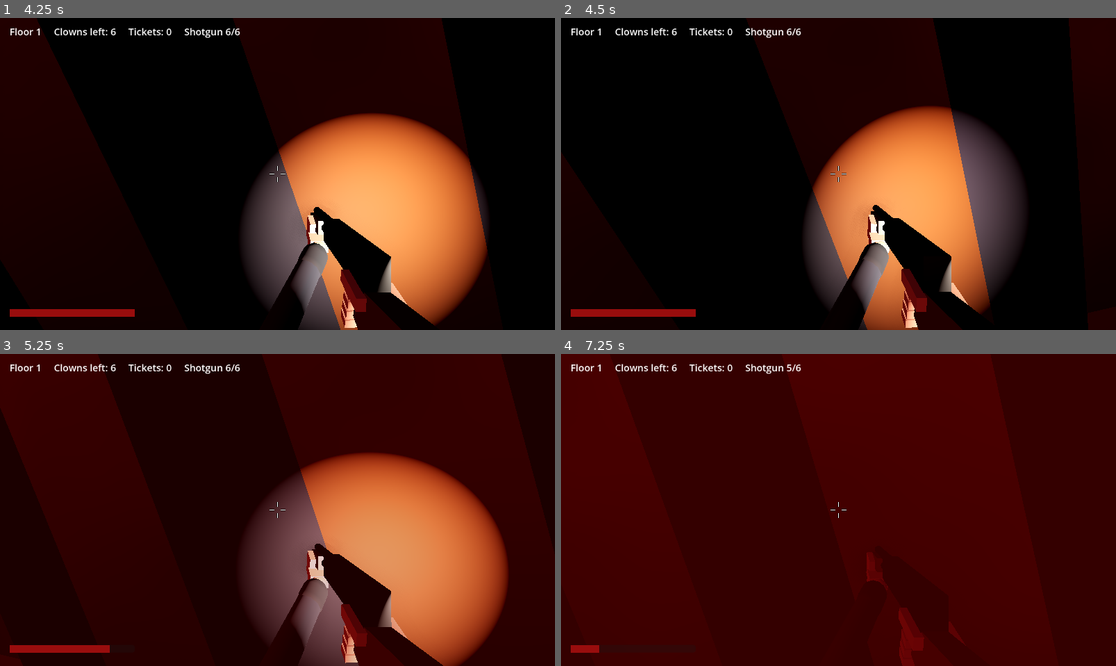
Above: before the commit, frames 1-4 (two rows, left to right).
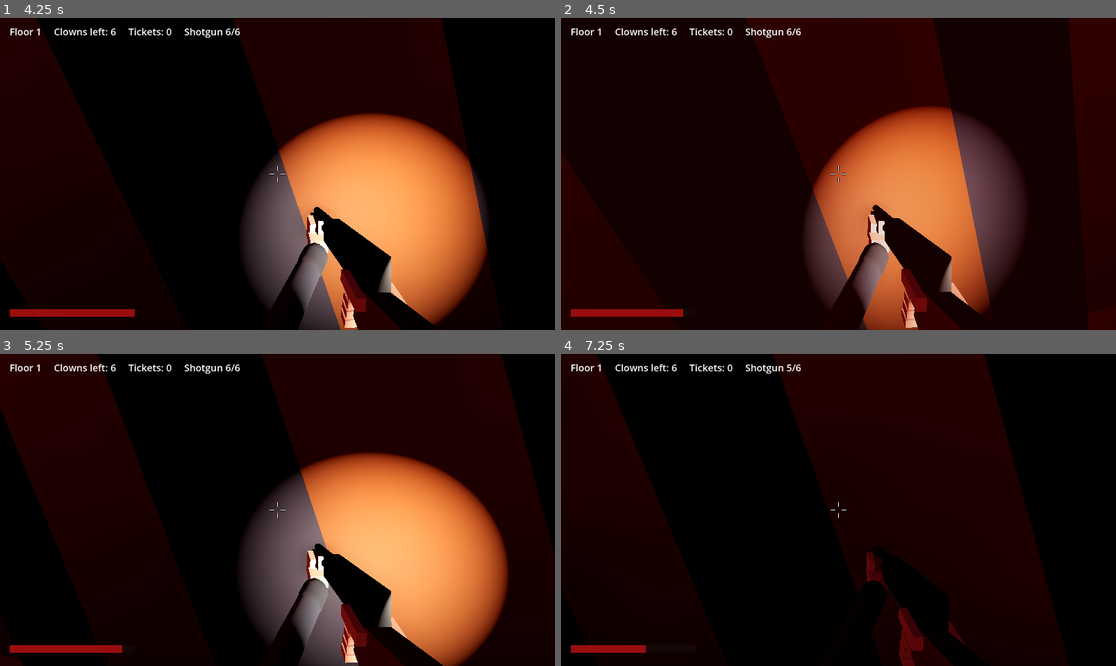
Above: after the commit, the same moments.

Repository: Accof/Jest-In-Pieces
Game: Godot game, scene res://scenes/game.tscn
Two runs of this game, one before a commit and one after it. Both use one fixed random seed, a clock stepped at 60 frames per second and the inputs below.
Inputs (mouse positions are in pixels of both pictures, inside the frame that each line leads up to):
- Up to frame 1 (4.25 s): click "START RUN [Enter]" at 0.5 s; tap Enter at 1.25, 1.35 s; move the mouse to (305, 174) at 1.27 s; hold W from 1.28 s (still down); click (305, 174) at 1.42 s; tap Space at 1.52, 2.27, 3.5, 3.77 s; move the mouse to (249, 174) at 2.02 s; tap Keypad Enter at 2.1 s; move the mouse to (288, 167) at 2.77 s; tap 1 at 2.85 s; move the mouse to (271, 180) at 3.52 s; tap 2 at 3.6 s; click (271, 180) at 3.67 s
- Up to frame 2 (4.5 s): keep holding W; tap Enter at 4.25 s; move the mouse to (877, 177) at 4.27 s; tap 3 at 4.35 s
- Up to frame 3 (5.25 s): keep holding W; tap Space at 4.52 s; move the mouse to (233, 506) at 5.02 s; tap R at 5.1 s
- Up to frame 4 (7.25 s): tap Space at 5.27, 6.77 s; move the mouse to (844, 510) at 5.77 s; tap Backspace at 5.85 s; click (844, 510) at 5.92 s; move the mouse to (816, 503) at 6.52 s; release W at 6.53 s; hold D from 6.53 s (still down); tap F at 6.6 s

Frame 1 is identical in both runs. In frame 2, 1.8% of the frame differs, in the area x 22-74%, y 48-100%; in frame 3, 43%; in frame 4, 99%, in the area x 0-100%, y 0-100%.

Commit message:
Add WitzSoldat: gas-masked rifleman with a helmet that comes off
- New enemy body built from Andrew's Tripo model: scaled to the clown's
  height, merged and halved to 21k triangles, a scalp modelled under
  the helmet, rigged to the clown's bone names, cut into the same 15
  dismemberment segments with stump caps and gibs
- Helmet is a separate piece on the head bone with its own hitbox; half
  of headshots send it spinning off, a shotgun blast to the head always
  does
- Bolt-action rifle carried across the chest and shouldered to aim;
  dropped on death. 24 damage, 24 m range, slower aim and bolt cycle
- Spawns from floor 1 (about one in eight) rising to a third of enemies
- Ragdoll now reads joint positions from each body's skeleton and scales
  shapes per body, so any body with these bone names works
- Fix: stump caps were always drawn because glTF flips the flag's V
  coordinate; harmless on the clown, visible as rings on the soldier
- Original Tripo export kept in art/witzsoldat/source (ignored by Godot)

Co-Authored-By: Claude Opus 5.5 <noreply@anthropic.com>
Claude-Session: https://claude.ai/code/session_01G887uisKmon25i3LWazTe9

Diff:
--- /dev/null
+++ b/art/witzsoldat/witzsoldat.json
@@ -0,0 +1,40 @@
+{
+ "segments": [
+  "Pelvis",
+  "Torso",
+  "Head",
+  "LeftUpperArm",
+  "LeftLowerArm",
+  "LeftHand",
+  "LeftUpperLeg",
+  "LeftLowerLeg",
+  "LeftFoot",
+  "RightUpperArm",
+  "RightLowerArm",
+  "RightHand",
+  "RightUpperLeg",
+  "RightLowerLeg",
+  "RightFoot"
+ ],
+ "rest_bbox_min": [
+  -0.9167469787597656,
+  -0.005,
+  -0.2822515118122101
+ ],
+ "rest_bbox_size": [
+  1.8332768177986145,
+  1.9099999761581419,
+  0.5644071197509766
+ ],
+ "helmet_center": [
+  3.129243850708008e-06,
+  1.8098540306091309,
+  0.04375550150871277
+ ],
+ "helmet_size": [
+  0.2681616544723511,
+  0.23240673542022705,
+  0.2879209518432617
+ ],
+ "note": "Godot axes. Same skeleton names and segment ids as the clown."
+}
--- a/scripts/clown/clown.gd
+++ b/scripts/clown/clown.gd
@@ -6,7 +6,30 @@
 ## Emitted every time this clown is shot, fatal or not.
 signal hurt(clown: Clown)
 
-const MODEL := preload("res://art/clown/clown.glb")
+## Every enemy body shares the clown's skeleton names and segment layout, so
+## the ragdoll, deaths and gore all work on each of them.
+const BODIES := {
+	"clown": {
+		model = "res://art/clown/clown.glb", gibs = "res://art/clown/clown_gibs.glb",
+		rest_min = Vector3(-0.953, -0.005, -0.15493), rest_size = Vector3(1.906, 1.88737, 0.35291),
+		shapes = {},
+	},
+	"witzsoldat": {
+		model = "res://art/witzsoldat/witzsoldat.glb", gibs = "res://art/witzsoldat/witzsoldat_gibs.glb",
+		rest_min = Vector3(-0.91675, -0.005, -0.28225), rest_size = Vector3(1.83328, 1.91, 0.56441),
+		helmet = "res://art/witzsoldat/witzsoldat_helmet.glb",
+		helmet_center = Vector3(0.0, 1.80985, 0.04376), helmet_size = Vector3(0.268, 0.232, 0.288),
+		shapes = {&"UpperLeg": 1.3, &"LowerLeg": 1.12, &"UpperArm": 1.25, &"LowerArm": 1.05,
+			&"Hips": 1.2, &"Spine": 1.2, &"Chest": 1.2, &"Neck": 1.12, &"Foot": 1.15},
+	},
+}
+
+## Which body this enemy wears (a key of BODIES). Set before adding to the tree.
+@export var body := "clown"
+## Chance a headshot knocks the helmet off (bodies with a helmet only).
+@export var helmet_pop_chance := 0.5
+
+var spec: Dictionary
 
 @export var max_health := 100.0
 ## Damage one shot must do to a limb or the head before it can be blown off.
@@ -47,7 +70,8 @@
 
 func _ready() -> void:
 	health = max_health
-	var model := MODEL.instantiate()
+	spec = BODIES[body]
+	var model := (load(spec.model) as PackedScene).instantiate()
 	add_child(model)
 	skeleton = model.find_children("*", "Skeleton3D", true, false)[0]
 	mesh = model.find_children("*", "MeshInstance3D", true, false)[0]
@@ -60,9 +84,11 @@
 	set_process(false)
 	ragdoll = ClownRagdoll.new()
 	add_child(ragdoll)
-	ragdoll.build(skeleton)
+	ragdoll.build(skeleton, spec.shapes)
 	for pb: PhysicalBone3D in ragdoll.bones.values():
 		pb.set_meta(&"clown", self)
+	if spec.has("helmet"):
+		_put_on_helmet()
 	gore = ClownGore.new()
 	add_child(gore)
 	gore.setup(self)
@@ -83,6 +109,9 @@
 	var dmg: float = raw * ZONE_DAMAGE.get(zone, 1.0)
 	var amount := clampf(raw / 35.0, 0.3, 1.6) * float(info.get("blood", 1.0))
 
+	# A headshot may knock the helmet clean off; it still goes through.
+	if zone == &"Neck" and has_helmet and randf() < helmet_pop_chance:
+		knock_off_helmet(dir, info.position)
 	gore.add_wound(bone, info.position, raw)
 	Blood.spawn_hit(info.position, dir, amount)
 
@@ -110,6 +139,7 @@
 				_shot_blasted[seg] = true
 				_shot_blasted[&"off"] = true
 				_head_open = true
+				knock_off_helmet(dir, info.position)
 				gore.blast(bone, info.position, dir, clampf(0.045 + total * 0.0006, 0.05, 0.085))
 		elif gore.can_sever(bone) and total >= dismember_damage:
 			severed = true
@@ -130,6 +160,8 @@
 			impulse = dir * 27.0 + Vector3.UP * 3.0   # a sharp whip of the head, not a launch
 		ragdoll.apply_hit(bone, impulse, info.position)
 	if severed:
+		if zone == &"Neck":
+			knock_off_helmet(dir, info.position)
 		gore.sever(bone, dir * float(info.get("impulse", 12.0)))
 
 
@@ -158,6 +190,7 @@
 		for part in ["UpperLeg", "LowerLeg", "Foot"]:
 			ragdoll.weaken(StringName(side + part), 0.15)
 	ragdoll.start(profile, info.direction, velocity)
+	_drop_rifle()
 	gore.start_bleeding()
 	last_hit_zone = zone
 	died.emit(self)
@@ -239,9 +272,10 @@
 		_turn("RightUpperLeg", Vector3.RIGHT, deg_to_rad(stride) * sw * walk_amount)
 		_turn("LeftLowerLeg", Vector3.RIGHT, deg_to_rad(knee) * maxf(0.0, cos(walk_phase)) * walk_amount)
 		_turn("RightLowerLeg", Vector3.RIGHT, deg_to_rad(knee) * maxf(0.0, -cos(walk_phase)) * walk_amount)
-		_turn("LeftUpperArm", Vector3.RIGHT, deg_to_rad(arm) * sw * walk_amount)
+		if not has_rifle:
+			_turn("LeftUpperArm", Vector3.RIGHT, deg_to_rad(arm) * sw * walk_amount)
 		_turn("LeftLowerArm", Vector3.RIGHT, deg_to_rad(-55.0) * run_amount * walk_amount)
-		if attack_amount < 0.01 and aim_amount < 0.01:
+		if attack_amount < 0.01 and aim_amount < 0.01 and not has_rifle:
 			_turn("RightUpperArm", Vector3.RIGHT, deg_to_rad(-arm) * sw * walk_amount)
 			_turn("RightLowerArm", Vector3.RIGHT, deg_to_rad(-55.0) * run_amount * walk_amount)
 	# Right arm: swung overhead to hit, or held out to aim.
@@ -251,6 +285,23 @@
 		_turn("Chest", Vector3.RIGHT, deg_to_rad(12.0) * attack_amount)
 	elif aim_amount > 0.01:
 		_turn("RightUpperArm", Vector3.RIGHT, deg_to_rad(-84.0) * aim_amount)
+		if has_rifle:
+			# Rifle shouldered: right hand at the grip, left hand out under the fore-end.
+			_turn("RightUpperArm", Vector3.UP, deg_to_rad(14.0) * aim_amount)
+			_turn("RightLowerArm", Vector3.UP, deg_to_rad(38.0) * aim_amount)
+			_turn("LeftUpperArm", Vector3.RIGHT, deg_to_rad(-82.0) * aim_amount)
+			_turn("LeftUpperArm", Vector3.UP, deg_to_rad(-22.0) * aim_amount)
+			_turn("LeftLowerArm", Vector3.UP, deg_to_rad(-12.0) * aim_amount)
+			_turn("Neck", Vector3.UP, deg_to_rad(-8.0) * aim_amount)
+	if has_rifle and aim_amount < 0.99:
+		# Carrying: both hands on the rifle across the chest.
+		var carry := 1.0 - aim_amount
+		_turn("RightUpperArm", Vector3.RIGHT, deg_to_rad(-30.0) * carry)
+		_turn("RightLowerArm", Vector3.UP, deg_to_rad(70.0) * carry)
+		_turn("LeftUpperArm", Vector3.RIGHT, deg_to_rad(-40.0) * carry)
+		_turn("LeftLowerArm", Vector3.UP, deg_to_rad(-95.0) * carry)
+	if _rifle and is_instance_valid(_rifle):
+		_rifle.transform = _rifle_carried.interpolate_with(_rifle_aimed, aim_amount)
 	if _flinch.length() > 0.0005:
 		for b: Array in FLINCH_BONES:
 			_turn(b[0], _flinch.normalized(), _flinch.length() * b[1])
@@ -260,6 +311,158 @@
 		_stagger = Vector3.ZERO
 		_model.position = Vector3.ZERO
 		set_process(false)
+
+
+# --- helmet -----------------------------------------------------------------------
+var has_helmet := false
+var _helmet: MeshInstance3D
+var _helmet_hitbox: CollisionShape3D
+
+
+func _put_on_helmet() -> void:
+	var src := (load(spec.helmet) as PackedScene).instantiate()
+	var found := src.find_children("*", "MeshInstance3D", true, false)
+	if found.is_empty():
+		src.free()
+		return
+	_helmet = MeshInstance3D.new()
+	_helmet.mesh = (found[0] as MeshInstance3D).mesh
+	_helmet.layers = 2
+	src.free()
+	var att := BoneAttachment3D.new()
+	att.bone_name = "Head"
+	skeleton.add_child(att)
+	att.add_child(_helmet)
+	var head_rest := skeleton.get_bone_global_rest(skeleton.find_bone("Head"))
+	_helmet.transform = head_rest.affine_inverse() * Transform3D(Basis.IDENTITY, spec.helmet_center)
+	# Bullets that hit the helmet count as headshots.
+	var neck: PhysicalBone3D = ragdoll.bones.get(&"Neck")
+	if neck:
+		_helmet_hitbox = CollisionShape3D.new()
+		var box := BoxShape3D.new()
+		box.size = spec.helmet_size * 0.92
+		_helmet_hitbox.shape = box
+		_helmet_hitbox.position = spec.helmet_center - ragdoll.centres[&"Neck"]
+		neck.add_child(_helmet_hitbox)
+	has_helmet = true
+
+
+## Send the helmet spinning off. `dir` is the way the bullet was travelling.
+func knock_off_helmet(dir: Vector3, at: Vector3) -> void:
+	if not has_helmet:
+		return
+	has_helmet = false
+	var xf := _helmet.global_transform
+	var flying := RigidBody3D.new()
+	flying.collision_layer = 1 << 3
+	flying.collision_mask = 1 | (1 << 3)
+	flying.mass = 1.1
+	flying.continuous_cd = true
+	flying.angular_damp = 0.4
+	var pm := PhysicsMaterial.new()
+	pm.friction = 0.6
+	pm.bounce = 0.35
+	flying.physics_material_override = pm
+	var cs := CollisionShape3D.new()
+	var box := BoxShape3D.new()
+	box.size = spec.helmet_size * Vector3(0.95, 0.8, 0.95)
+	cs.shape = box
+	flying.add_child(cs)
+	_helmet.get_parent().remove_child(_helmet)
+	flying.add_child(_helmet)
+	_helmet.transform = Transform3D.IDENTITY
+	get_parent().add_child(flying)
+	flying.global_transform = xf
+	var away := Vector3(dir.x, 0, dir.z).normalized()
+	flying.linear_velocity = away * randf_range(3.0, 5.0) + Vector3.UP * randf_range(3.2, 4.6) + Vector3(randf_range(-0.8, 0.8), 0, randf_range(-0.8, 0.8))
+	# Spin end over end about an axis across the shot, with some wobble.
+	var spin_axis := away.cross(Vector3.UP).normalized() + Vector3(randf_range(-0.4, 0.4), randf_range(-0.4, 0.4), randf_range(-0.4, 0.4))
+	flying.angular_velocity = spin_axis.normalized() * randf_range(16.0, 26.0)
+	if _helmet_hitbox and is_instance_valid(_helmet_hitbox):
+		_helmet_hitbox.queue_free()
+	Blood.spawn_hit(at, dir, 0.4)
+
+
+# --- weapons ----------------------------------------------------------------------
+var has_rifle := false
+var _muzzle: Node3D
+var _rifle: Node3D
+var _rifle_attach: BoneAttachment3D
+var _rifle_aimed := Transform3D()
+var _rifle_carried := Transform3D()
+
+
+## Put a bolt-action rifle on him: carried across the chest, shouldered to aim.
+func give_rifle() -> void:
+	has_gun = true
+	has_rifle = true
+	_rifle_attach = BoneAttachment3D.new()
+	_rifle_attach.bone_name = "Chest"
+	skeleton.add_child(_rifle_attach)
+	_rifle = Node3D.new()
+	_rifle_attach.add_child(_rifle)
+	var wood := StandardMaterial3D.new()
+	wood.albedo_color = Color(0.24, 0.13, 0.06)
+	wood.roughness = 0.6
+	var steel := StandardMaterial3D.new()
+	steel.albedo_color = Color(0.09, 0.09, 0.1)
+	steel.metallic = 0.8
+	steel.roughness = 0.35
+	# Laid out with the butt at the origin and the barrel along +Z.
+	_rifle_part(_rifle, Vector3(0.045, 0.05, 0.62), Vector3(0, 0.0, 0.35), wood)         # stock and fore-end
+	_rifle_part(_rifle, Vector3(0.04, 0.11, 0.24), Vector3(0, -0.03, 0.12), wood)        # butt
+	_rifle_part(_rifle, Vector3(0.022, 0.022, 0.48), Vector3(0, 0.025, 0.86), steel)     # barrel
+	_rifle_part(_rifle, Vector3(0.03, 0.035, 0.16), Vector3(0, 0.035, 0.33), steel)      # receiver
+	_rifle_part(_rifle, Vector3(0.06, 0.012, 0.012), Vector3(-0.035, 0.04, 0.29), steel) # bolt handle
+	_muzzle = Node3D.new()
+	_muzzle.position = Vector3(0, 0.025, 1.1)
+	_rifle.add_child(_muzzle)
+	var chest_rest := skeleton.get_bone_global_rest(skeleton.find_bone("Chest"))
+	# Shouldered: butt against the right shoulder, barrel straight ahead.
+	_rifle_aimed = chest_rest.affine_inverse() * Transform3D(Basis.IDENTITY, Vector3(-0.11, 1.47, 0.1))
+	# Carried: diagonal across the chest, butt at the right hip, muzzle over the left shoulder.
+	var up := Vector3(0.55, 0.82, 0.12).normalized()
+	var x := Vector3.BACK.cross(up).normalized()
+	_rifle_carried = chest_rest.affine_inverse() * Transform3D(Basis(x, up.cross(x), up).orthonormalized(), Vector3(-0.2, 0.98, 0.2))
+	_rifle.transform = _rifle_carried
+
+
+## Drop the rifle where it is (on death).
+func _drop_rifle() -> void:
+	if _rifle == null or not is_instance_valid(_rifle):
+		return
+	var xf := _rifle.global_transform
+	var body_ := RigidBody3D.new()
+	body_.collision_layer = 1 << 3
+	body_.collision_mask = 1 | (1 << 3)
+	body_.mass = 4.0
+	body_.continuous_cd = true
+	var cs := CollisionShape3D.new()
+	var box := BoxShape3D.new()
+	box.size = Vector3(0.05, 0.1, 1.1)
+	cs.shape = box
+	cs.position = Vector3(0, 0, 0.55)
+	body_.add_child(cs)
+	_rifle.get_parent().remove_child(_rifle)
+	body_.add_child(_rifle)
+	_rifle.transform = Transform3D.IDENTITY
+	get_parent().add_child(body_)
+	body_.global_transform = xf
+	body_.linear_velocity = velocity + Vector3(randf_range(-1, 1), randf_range(0.5, 1.5), randf_range(-1, 1))
+	body_.angular_velocity = Vector3(randf_range(-4, 4), randf_range(-4, 4), randf_range(-4, 4))
+	_rifle = null
+	_muzzle = null
+
+
+func _rifle_part(parent: Node3D, size: Vector3, pos: Vector3, mat: Material) -> void:
+	var mi := MeshInstance3D.new()
+	var box := BoxMesh.new()
+	box.size = size
+	box.material = mat
+	mi.mesh = box
+	mi.position = pos
+	mi.layers = 2
+	parent.add_child(mi)
 
 
 ## Put a pistol in the clown's right hand.
@@ -286,6 +489,8 @@
 
 ## World position of the gun's muzzle (roughly the right hand).
 func muzzle_position() -> Vector3:
+	if _muzzle and is_instance_valid(_muzzle):
+		return _muzzle.global_position
 	var hand: PhysicalBone3D = ragdoll.bones.get(&"RightHand")
 	return hand.global_position if hand else global_position + Vector3.UP * 1.3
 
--- a/scripts/clown/clown_brain.gd
+++ b/scripts/clown/clown_brain.gd
@@ -18,6 +18,11 @@
 @export var melee_damage := 10.0
 @export var gun_damage := 7.0
 @export var gun_range := 15.0
+## Seconds spent lining up a shot, and the wait between shots.
+@export var aim_time := 0.65
+@export var shot_gap := Vector2(1.0, 1.7)
+## Hit chance at point blank, how much it falls per metre, and the floor.
+@export var accuracy := Vector3(0.7, 0.03, 0.2)
 ## How far it can see, and how wide (degrees either side of straight ahead).
 @export var sight_range := 16.0
 @export var sight_half_angle := 60.0
@@ -237,10 +242,10 @@
 			_aim_t = 0.0
 		if _aim_t >= 0.0:
 			_aim_t += delta
-			if _aim_t > 0.65:
+			if _aim_t > aim_time:
 				_fire(dist)
 				_aim_t = -1.0
-				_cooldown = randf_range(1.0, 1.7)
+				_cooldown = randf_range(shot_gap.x, shot_gap.y)
 		_strafe_left -= delta
 		if _strafe_left <= 0.0:
 			_strafe_left = randf_range(0.7, 1.6)
@@ -363,11 +368,23 @@
 	return clown.get_world_3d().direct_space_state.intersect_ray(q).is_empty()
 
 
+## WitzSoldat settings: a bolt-action rifle. Slower to aim and to work the
+## bolt, but it reaches further, hits more often and hurts a lot more.
+func rifleman() -> void:
+	gun_damage = 24.0
+	gun_range = 24.0
+	aim_time = 0.95
+	shot_gap = Vector2(2.0, 2.6)
+	accuracy = Vector3(0.85, 0.018, 0.35)
+	keep_distance = 10.0
+	sight_range = 22.0
+
+
 func _fire(dist: float) -> void:
 	var from := clown.muzzle_position()
 	var aim_at := player.global_position + Vector3.UP * 1.25
 	# Further away, or a player on the move, is harder to hit.
-	var chance := clampf(0.7 - dist * 0.03, 0.2, 0.7)
+	var chance := clampf(accuracy.x - dist * accuracy.y, accuracy.z, accuracy.x)
 	if player.velocity.length() > 2.0:
 		chance *= 0.6
 	var hit := randf() < chance
--- a/scripts/clown/clown_gore.gd
+++ b/scripts/clown/clown_gore.gd
@@ -3,7 +3,6 @@
 ## Wounds on the body, bleeding and pooling, and limb loss.
 
 const BODY_SHADER := preload("res://shaders/clown_body.gdshader")
-const GIBS := preload("res://art/clown/clown_gibs.glb")
 const MAX_WOUNDS := 16
 const LAYER_WORLD := 1
 const LAYER_GIBS := 1 << 3
@@ -48,6 +47,8 @@
 			if src.albedo_texture:
 				sm.set_shader_parameter("albedo_tex", src.albedo_texture)
 				sm.set_shader_parameter("use_tex", true)
+		sm.set_shader_parameter("rest_min", clown.spec.rest_min)
+		sm.set_shader_parameter("rest_size", clown.spec.rest_size)
 		clown.mesh.set_surface_override_material(i, sm)
 		_materials.append(sm)
 	_push_wounds()
@@ -424,7 +425,7 @@
 		for p: String in CHAIN[seg.trim_prefix(side)]:
 			parts.append(StringName(side + p))
 	var skel := clown.skeleton
-	var gib_scene := GIBS.instantiate()
+	var gib_scene := (load(clown.spec.gibs) as PackedScene).instantiate()
 	var removed: Array = []
 	var stump_pos := Vector3.ZERO
 	for i in parts.size():
@@ -486,24 +487,23 @@
 	return _def(bone).get("m", 1.0)
 
 
-## Collision shape for a gib, matching the ragdoll bone it came from.
+## Collision shape for a gib: a copy of the ragdoll bone's own shape, so it
+## fits whichever body it came from.
 func _shape_for(bone: StringName, gib_origin: Vector3) -> CollisionShape3D:
-	var d := _def(bone)
 	var cs := CollisionShape3D.new()
-	if d.has("box"):
-		var b := BoxShape3D.new()
-		b.size = d.box
-		cs.shape = b
-	elif d.has("sphere"):
+	var pb: PhysicalBone3D = clown.ragdoll.bones.get(bone)
+	var src: CollisionShape3D = null
+	if pb:
+		for ch in pb.get_children():
+			if ch is CollisionShape3D and ch != clown._helmet_hitbox:
+				src = ch
+				break
+	if src:
+		cs.shape = src.shape
+		cs.basis = src.basis
+	else:
 		var sp := SphereShape3D.new()
-		sp.radius = d.sphere
+		sp.radius = 0.08
 		cs.shape = sp
-	else:
-		var cp := CapsuleShape3D.new()
-		cp.radius = d.cap[0]
-		cp.height = d.cap[1]
-		cs.shape = cp
-		if d.cap[2] == "x":
-			cs.rotation = Vector3(0, 0, PI * 0.5)
-	cs.position = d.c - gib_origin
+	cs.position = clown.ragdoll.centres.get(bone, gib_origin) - gib_origin
 	return cs
--- a/scripts/clown/clown_ragdoll.gd
+++ b/scripts/clown/clown_ragdoll.gd
@@ -121,7 +121,17 @@
 
 
 # --- build --------------------------------------------------------------------
-func build(skel: Skeleton3D) -> void:
+## The bone each capsule runs to: its length and direction come from the skeleton.
+const CAPSULE_TO := {&"UpperArm": &"LowerArm", &"LowerArm": &"Hand", &"UpperLeg": &"LowerLeg", &"LowerLeg": &"Foot"}
+
+## Where each physical bone's collision shape sits, in skeleton space (rest pose).
+var centres := {}
+
+
+## Build the physical skeleton. Joint positions are read from `skel`, so any
+## body using these bone names works. `shape_scale` thickens shapes per body
+## part (keyed without Left/Right, for example {&"UpperLeg": 1.3}).
+func build(skel: Skeleton3D, shape_scale: Dictionary = {}) -> void:
 	skeleton = skel
 	simulator = PhysicalBoneSimulator3D.new()
 	simulator.name = "Ragdoll"
@@ -143,27 +153,38 @@
 		pb.linear_damp = limp_linear_damp
 		pb.angular_damp = limp_angular_damp
 		pb.can_sleep = true
+		var part := StringName(String(d.n).trim_prefix("Left").trim_prefix("Right"))
+		var k: float = shape_scale.get(part, 1.0)
+		var bone_rest := skel.get_bone_global_rest(skel.find_bone(d.n))
+		var j := bone_rest.origin
+		var c: Vector3 = j + (d.c - d.j) * k
 		var cs := CollisionShape3D.new()
 		if d.has("box"):
 			var b := BoxShape3D.new()
-			b.size = d.box
+			b.size = d.box * k
 			cs.shape = b
 		elif d.has("sphere"):
 			var sp := SphereShape3D.new()
-			sp.radius = d.sphere
+			sp.radius = d.sphere * k
 			cs.shape = sp
 		else:
+			# Capsules run from this joint to the next one down the limb.
+			var side := String(d.n).trim_suffix(String(part))
+			var to := skel.get_bone_global_rest(skel.find_bone(side + String(CAPSULE_TO[part]))).origin
+			var length := j.distance_to(to)
+			c = (j + to) * 0.5
 			var cp := CapsuleShape3D.new()
-			cp.radius = d.cap[0]
-			cp.height = d.cap[1]
+			cp.radius = d.cap[0] * k
+			cp.height = maxf(d.cap[1] * length / (2.0 * d.c.distance_to(d.j)), cp.radius * 2.0 + 0.01)
 			cs.shape = cp
-			if d.cap[2] == "x":
-				cs.rotation = Vector3(0, 0, PI * 0.5)
+			var y := (to - j).normalized()
+			var x := y.cross(Vector3.FORWARD if absf(y.z) < 0.9 else Vector3.UP).normalized()
+			cs.basis = Basis(x, y, x.cross(y))
 		pb.add_child(cs)
-		var bone_rest := skel.get_bone_global_rest(skel.find_bone(d.n))
-		pb.body_offset = bone_rest.affine_inverse() * Transform3D(Basis.IDENTITY, d.c)
+		centres[d.n] = c
+		pb.body_offset = bone_rest.affine_inverse() * Transform3D(Basis.IDENTITY, c)
 		var frame: Basis = arm_frame if d.get("arm", false) else Basis.IDENTITY
-		pb.joint_offset = Transform3D(frame, d.j - d.c)
+		pb.joint_offset = Transform3D(frame, j - c)
 		simulator.add_child(pb)
 		if d.p != &"":
 			pb.joint_type = PhysicalBone3D.JOINT_TYPE_6DOF
--- a/scripts/dev/test_game.gd
+++ b/scripts/dev/test_game.gd
@@ -97,6 +97,8 @@
 	for f in 5:
 		await get_tree().physics_frame
 	print("floor %d: clowns=%d, taken=%s, state=%d" % [game.floor_number, game.clowns.size(), game.taken, game.state])
+	var soldiers: Array = game.clowns.filter(func(c): return c.body == "witzsoldat")
+	print("floor %d WitzSoldats: %d (helmets on: %d, rifles: %d)" % [game.floor_number, soldiers.size(), soldiers.filter(func(c): return c.has_helmet).size(), soldiers.filter(func(c): return c.has_rifle).size()])
 	game.player.take_damage(9999.0)
 	await get_tree().process_frame
 	print("died: state=%d (3 = dead), saved tickets=%d best_floor=%d" % [game.state, int(game.save.tickets), int(game.save.best_floor)])
--- a/scripts/game/game.gd
+++ b/scripts/game/game.gd
@@ -104,6 +104,8 @@
 
 	var count := mini(4 + floor_number * 2, 18)
 	var gun_share := clampf(0.12 + 0.06 * floor_number, 0.0, 0.5)
+	# WitzSoldats: riflemen in gas masks. One in eight on floor 1, rising to a third.
+	var soldier_share := clampf(0.07 + 0.05 * floor_number, 0.0, 0.33)
 	var cells := maze.cells_far_from(maze.start_cell, 3)
 	if cells.is_empty():
 		cells = maze.cells_far_from(maze.start_cell, 1)
@@ -111,11 +113,16 @@
 	for i in count:
 		var c := Clown.new()
 		c.max_health = 100.0 * (1.0 + 0.1 * (floor_number - 1))
+		var soldier := rng.randf() < soldier_share
+		if soldier:
+			c.body = "witzsoldat"
 		_world.add_child(c)
 		var cell: Vector2i = cells[rng.randi() % cells.size()]
 		c.global_position = maze.cell_center(cell) + Vector3(rng.randf_range(-0.8, 0.8), 0, rng.randf_range(-0.8, 0.8))
 		c.rotation.y = rng.randf() * TAU
-		if rng.randf() < gun_share:
+		if soldier:
+			c.give_rifle()
+		elif rng.randf() < gun_share:
 			c.give_gun()
 		var brain := ClownBrain.new()
 		brain.maze = maze
@@ -123,6 +130,8 @@
 		brain.others = clowns
 		brain.move_speed = rng.randf_range(2.8, 3.5) + 0.06 * floor_number
 		brain.run_speed = minf(rng.randf_range(4.9, 5.8) + 0.1 * floor_number, 6.8)
+		if soldier:
+			brain.rifleman()
 		brain.name = "Brain"
 		c.add_child(brain)
 		c.died.connect(_on_clown_died)
--- a/shaders/clown_body.gdshader
+++ b/shaders/clown_body.gdshader
@@ -49,7 +49,9 @@
 	rest_pos = COLOR.rgb * rest_size + rest_min;
 	int seg = int(UV2.x * 16.0);
 	bool gone = ((hidden_mask >> seg) & 1) == 1;
-	bool wound_cap = UV2.y < 0.4;       // stump faces: only drawn once the limb is gone
+	// Stump faces: only drawn once the limb is gone. They are flagged 0.25 in
+	// Blender; the glTF export flips V, so accept either side of 0.5.
+	bool wound_cap = abs(UV2.y - 0.5) > 0.1;
 	hide = (wound_cap ? !gone : gone) ? 1.0 : 0.0;
 	if (hide > 0.5) {
 		VERTEX = vec3(0.0);
Not shown, added: art/witzsoldat/source/.gdignore
Binary file added: art/witzsoldat/source/tripo_segmented.glb
Binary file added: art/witzsoldat/textures/witz_scalp.png
Binary file added: art/witzsoldat/witzsoldat.glb
Binary file added: art/witzsoldat/witzsoldat_gibs.glb
Binary file added: art/witzsoldat/witzsoldat_helmet.glb
Not shown, added: art/witzsoldat/witzsoldat.blend
